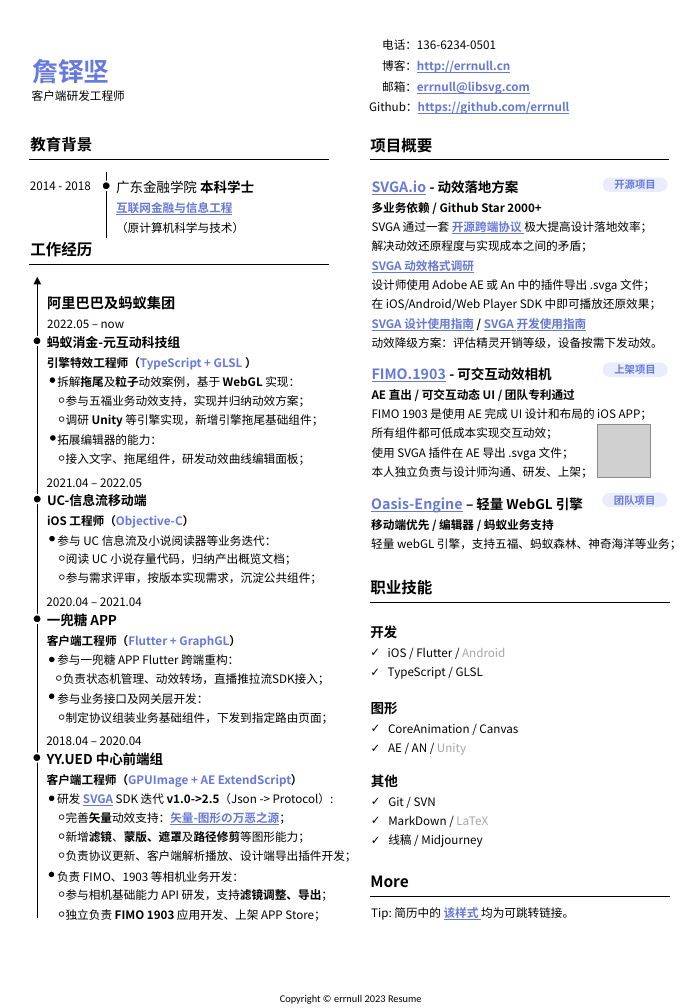
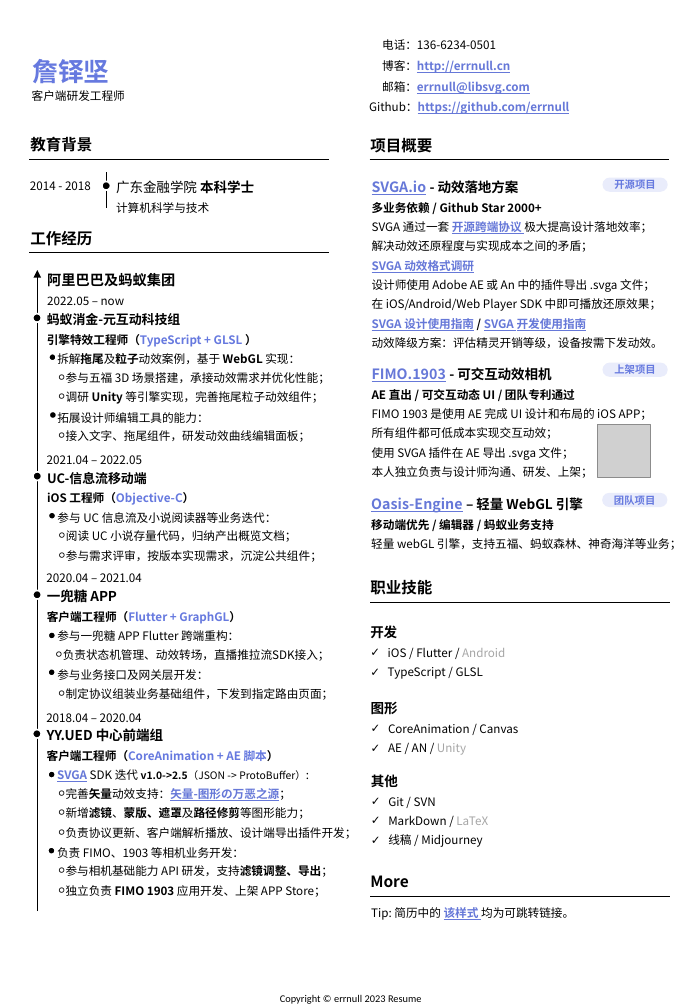
Before and after one commit to errnull/errnull.github.io, a slide deck: slide 1 of about/doc/resume.pptx. Drawn at 698x1008 pixels with LibreOffice and Linux fonts; fonts in the diff are those of the drawing; grey boxes stand for pictures. Boxes give left, top, right and bottom in pixels: in the first picture for what was removed or moved away, otherwise in the second. Text is boxed around its words. In the diff, an @@ line names an element or a change of style, - is before the commit and + after.

```diff
--- a/about/doc/resume.pptx
+++ b/about/doc/resume.pptx
@@ line moved from (106, 172) - (106, 237) to (106, 172) - (106, 208) @@
@@ text at box(116, 202, 209, 213): text changed @@
-互联网金融与信息工程
-（原计算机科学与技术）
+计算机科学与技术
@@ text "工作经历": place and size @@
-text "工作经历" at box(30, 242, 92, 257)
+text "工作经历" at box(30, 231, 92, 246)
@@ line moved from (30, 264) - (329, 264) to (30, 252) - (329, 252) @@
@@ arrow moved from (37, 919) - (37, 276) to (37, 911) - (37, 270) @@
@@ text "2022.05 – now": place and size @@
-text "2022.05 – now" at box(47, 319, 124, 328)
+text "2022.05 – now" at box(47, 296, 124, 305)
@@ text at box(57, 372, 330, 423): text changed @@
-৹ 参与五福业务动效支持，实现并归纳动效方案；
-৹ 调研 Unity 等引擎实现，新增引擎拖尾基础组件；
-拓展编辑器的能力：
+৹ 参与五福 3D 场景搭建，承接动效需求并优化性能；
+৹ 调研 Unity 等引擎实现，完善拖尾粒子动效组件；
+拓展设计师编辑工具的能力：
@@ text "YY.UED 中心前端组": place and size @@
-text "YY.UED 中心前端组" at box(47, 752, 357, 921)
+text "YY.UED 中心前端组" at box(47, 728, 357, 897)
@@ 11 ellipses, 7 texts: place and size @@
-11 ellipses, 7 texts at box(33, 296, 334, 879)
+11 ellipses, 7 texts at box(33, 273, 334, 854)
@@ text at box(47, 750, 306, 782): text changed @@
-客户端工程师（GPUImage + AE ExtendScript）
-研发 SVGA SDK 迭代 v1.0->2.5（Json -> Protocol）:
+客户端工程师（CoreAnimation + AE 脚本）
+SVGA SDK 迭代 v1.0->2.5（JSON -> ProtoBuffer）:
```
Also in this commit, not shown: 1 other file.
